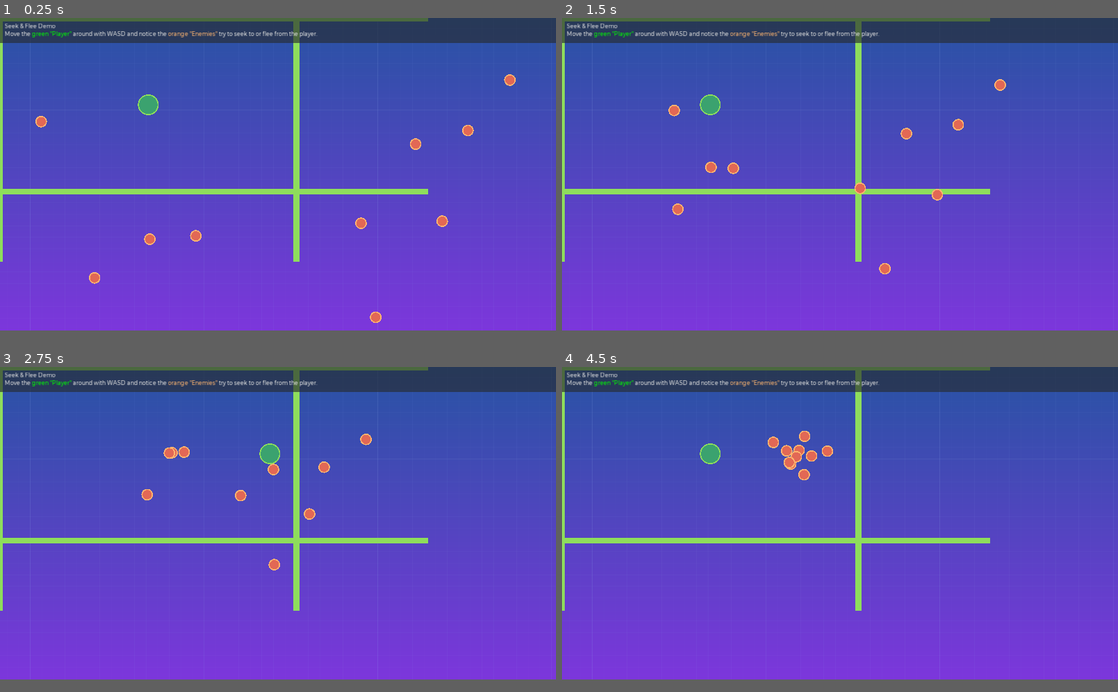
Above: before the commit, frames 1-4 (two rows, left to right).
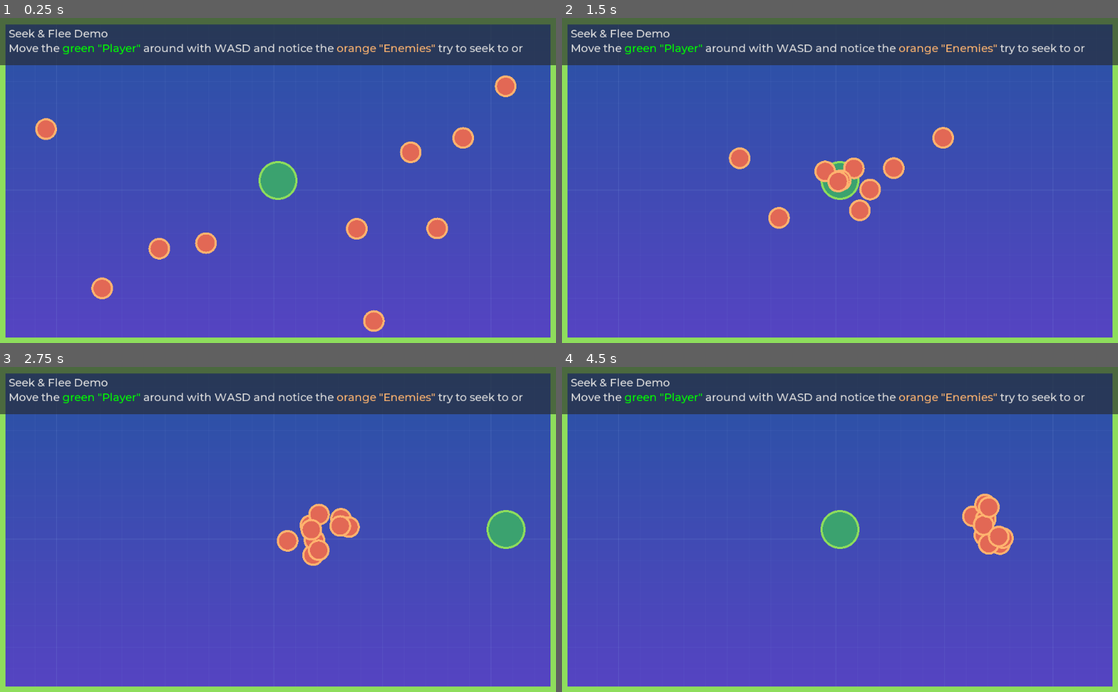
Above: after the commit, the same moments.

Repository: GDQuest/godot-steering-ai-framework
Game: Godot game, scene res://demos/SeekFlee/SeekFleeDemo.tscn
The game is run twice, just before and just after one commit, with the same random seed, the same clock (stepped at 60 frames per second) and the same inputs. This scene is started directly instead of the project's main scene.
Inputs (mouse positions are in pixels of both pictures, inside the frame that each line leads up to):
- Up to frame 1 (0.25 s): no input
- Up to frame 2 (1.5 s): drag from (840, 31) to (895, 105) at 0.52 s; drag from (728, 190) to (812, 235) at 1.27 s
- Up to frame 3 (2.75 s): move the mouse to (333, 454) at 2.02 s; hold D (sf_right) from 2.03 s (still down)
- Up to frame 4 (4.5 s): release D (sf_right) at 2.75 s; drag from (812, 584) to (673, 477) at 2.77 s; move the mouse to (1006, 568) at 3.52 s; hold A (sf_left) 3.53-4.25 s; drag from (673, 477) to (756, 445) at 4.27 s
The window is 800x450 before the commit and 800x468 after it. Grey fills any space a smaller window leaves; there, only what the larger window draws over its background counts as a difference.

The runs differ from the first frame. In frame 1, 52% of the frame differs, in the area x 0-100%, y 0-99%; in frame 2, 52%; in frame 3, 53%; in frame 4, 53%.

Commit message:
Fix Seek/Flee demo boundaries not drawn correctly
Closes #27

Diff:
--- /dev/null
+++ b/project/demos/SeekFlee/Boundaries.gd
@@ -0,0 +1,30 @@
+extends Node2D
+
+
+const COLOR := Color("8fde5d")
+
+
+func _ready() -> void:
+	get_tree().root.connect("size_changed", self, "_on_SceneTree_size_changed")
+
+
+func _draw() -> void:
+	for b in get_children():
+		var extents: Vector2 = b.get_node("CollisionShape2D").shape.extents
+		draw_rect(Rect2(b.global_position-extents, extents*2), COLOR)
+
+
+func _on_SceneTree_size_changed() -> void:
+	var size := get_tree().root.size
+	for b in get_children():
+		var boundary: String = b.name.rsplit("Boundary")[0]
+		match boundary:
+			"Left":
+				b.global_position = Vector2(0, size.y/2)
+			"Right":
+				b.global_position = Vector2(size.x, size.y/2)
+			"Top":
+				b.global_position = Vector2(size.x/2, 0)
+			"Bottom":
+				b.global_position = Vector2(size.x/2, size.y)
+	update()
--- a/project/demos/SeekFlee/Boundary.gd
+++ /dev/null
@@ -1,16 +0,0 @@
-extends StaticBody2D
-# Draws the bounding box of the static body wall.
-
-
-const COLOR := Color("8fde5d")
-
-var rect: Rect2
-
-
-func _ready() -> void:
-	var extents: Vector2 = $CollisionShape2D.shape.extents
-	rect = Rect2(-extents, extents*2)
-
-
-func _draw() -> void:
-	draw_rect(rect, COLOR)
--- a/project/demos/SeekFlee/SeekFleeDemo.tscn
+++ b/project/demos/SeekFlee/SeekFleeDemo.tscn
@@ -1,6 +1,5 @@
 [gd_scene load_steps=12 format=2]
 
-[ext_resource path="res://demos/SeekFlee/Boundary.gd" type="Script" id=1]
 [ext_resource path="res://demos/SeekFlee/Player.gd" type="Script" id=2]
 [ext_resource path="res://demos/SeekFlee/SeekFleeDemo.gd" type="Script" id=3]
 [ext_resource path="res://demos/SeekFlee/Spawner.gd" type="Script" id=4]
@@ -8,6 +7,7 @@
 [ext_resource path="res://demos/SeekFlee/Seeker.tscn" type="PackedScene" id=6]
 [ext_resource path="res://demos/Utils/CircleDraw.gd" type="Script" id=7]
 [ext_resource path="res://demos/Utils/BackgroudLayer.tscn" type="PackedScene" id=8]
+[ext_resource path="res://demos/SeekFlee/Boundaries.gd" type="Script" id=9]
 
 [sub_resource type="CircleShape2D" id=1]
 radius = 32.0
@@ -35,44 +35,39 @@
 outer_color = Color( 0.560784, 0.870588, 0.364706, 1 )
 stroke = 4.0
 
-[node name="LeftBoundary" type="StaticBody2D" parent="."]
+[node name="Boundaries" type="Node2D" parent="."]
+script = ExtResource( 9 )
+
+[node name="LeftBoundary" type="StaticBody2D" parent="Boundaries"]
 position = Vector2( 0, 300 )
 collision_layer = 2
 collision_mask = 5
-script = ExtResource( 1 )
 
-[node name="CollisionShape2D" type="CollisionShape2D" parent="LeftBoundary"]
-position = Vector2( 0, 246 )
+[node name="CollisionShape2D" type="CollisionShape2D" parent="Boundaries/LeftBoundary"]
 shape = SubResource( 2 )
 
-[node name="RightBoundary" type="StaticBody2D" parent="."]
+[node name="RightBoundary" type="StaticBody2D" parent="Boundaries"]
 position = Vector2( 1024, 300 )
 collision_layer = 2
 collision_mask = 5
-script = ExtResource( 1 )
 
-[node name="CollisionShape2D" type="CollisionShape2D" parent="RightBoundary"]
-position = Vector2( 898, 242 )
+[node name="CollisionShape2D" type="CollisionShape2D" parent="Boundaries/RightBoundary"]
 shape = SubResource( 2 )
 
-[node name="TopBoundary" type="StaticBody2D" parent="."]
+[node name="TopBoundary" type="StaticBody2D" parent="Boundaries"]
 position = Vector2( 512, 2.00002 )
 collision_layer = 2
 collision_mask = 5
-script = ExtResource( 1 )
 
-[node name="CollisionShape2D" type="CollisionShape2D" parent="TopBoundary"]
-position = Vector2( 472.348, 0 )
+[node name="CollisionShape2D" type="CollisionShape2D" parent="Boundaries/TopBoundary"]
 shape = SubResource( 3 )
 
-[node name="BottomBoundary" type="StaticBody2D" parent="."]
+[node name="BottomBoundary" type="StaticBody2D" parent="Boundaries"]
 position = Vector2( 512, 600 )
 collision_layer = 2
 collision_mask = 5
-script = ExtResource( 1 )
 
-[node name="CollisionShape2D" type="CollisionShape2D" parent="BottomBoundary"]
-position = Vector2( 436.348, 472.348 )
+[node name="CollisionShape2D" type="CollisionShape2D" parent="Boundaries/BottomBoundary"]
 shape = SubResource( 3 )
 
 [node name="Spawner" type="Node2D" parent="."]
--- a/project/project.godot
+++ b/project/project.godot
@@ -9,7 +9,7 @@
 config_version=4
 
 _global_script_classes=[ {
-"base": "Control",
+"base": "CenterContainer",
 "class": "DemoPickerUI",
 "language": "GDScript",
 "path": "res://demos/DemoPickerUI.gd"
@@ -200,11 +200,7 @@
 
 [display]
 
-window/size/width=1920
-window/size/height=1080
 window/size/always_on_top=true
-window/stretch/mode="2d"
-window/stretch/aspect="expand"
 
 [input]
 
